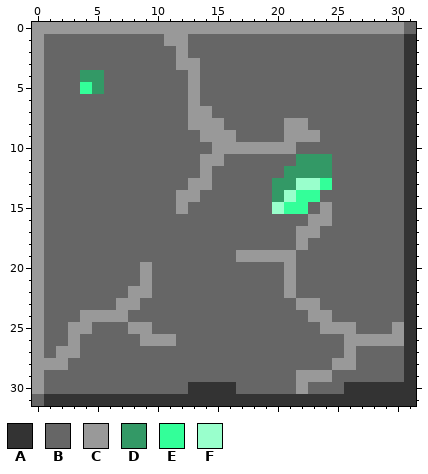
Two versions of one pixel-art sprite, JavaGame/res/texture/tile/ore.png. The picture above is the old version.
The file is 32x32 pixels.
Palette (. is transparent): A #333333  B #666666  C #999999  D #339966  E #33ff99  F #99ffcc
Pixels before, first column x 0:
 0 CCCCCCCCCCCCCCCCCCCCCCCCCCCCCCCB
 1 CBBBBBBBBBBCCBBBBBBBBBBBBBBBBBBA
 2 CBBBBBBBBBBBCBBBBBBBBBBBBBBBBBBA
 3 CBBBBBBBBBBBCCBBBBBBBBBBBBBBBBBA
 4 CBBBDDBBBBBBBCBBBBBBBBBBBBBBBBBA
 5 CBBBEDBBBBBBBCBBBBBBBBBBBBBBBBBA
 6 CBBBBBBBBBBBBCBBBBBBBBBBBBBBBBBA
 7 CBBBBBBBBBBBBCCBBBBBBBBBBBBBBBBA
 8 CBBBBBBBBBBBBCCCBBBBBCCBBBBBBBBA
 9 CBBBBBBBBBBBBBCCCBBBBCCCBBBBBBBA
10 CBBBBBBBBBBBBBBCCCCCCCBBBBBBBBBA
11 CBBBBBBBBBBBBBCCBBBBBBDDDBBBBBBA
12 CBBBBBBBBBBBBBCBBBBBBDDDDBBBBBBA
13 CBBBBBBBBBBBBCCBBBBBDDFFEBBBBBBA
14 CBBBBBBBBBBBCCBBBBBBDFEEBBBBBBBA
15 CBBBBBBBBBBBCBBBBBBBFEEBCBBBBBBA
16 CBBBBBBBBBBBBBBBBBBBBBBCCBBBBBBA
17 CBBBBBBBBBBBBBBBBBBBBBCCBBBBBBBA
18 CBBBBBBBBBBBBBBBBBBBBBCBBBBBBBBA
19 CBBBBBBBBBBBBBBBBCCCCCBBBBBBBBBA
20 CBBBBBBBBCBBBBBBBBBBBCBBBBBBBBBA
21 CBBBBBBBBCBBBBBBBBBBBCBBBBBBBBBA
22 CBBBBBBBCCBBBBBBBBBBBCBBBBBBBBBA
23 CBBBBBBCCBBBBBBBBBBBBBCCBBBBBBBA
24 CBBBCCCCBBBBBBBBBBBBBBBCCBBBBBBA
25 CBBCCBBBCCBBBBBBBBBBBBBBCCCBBBCA
26 CBBCBBBBBCCCBBBBBBBBBBBBBBCCCCCA
27 CBCCBBBBBBBBBBBBBBBBBBBBBBCBBBBA
28 CCCBBBBBBBBBBBBBBBBBBBBBBCCBBBBA
29 CBBBBBBBBBBBBBBBBBBBBBCCCBBBBBBA
30 CBBBBBBBBBBBBAAAABBBBBCBBBAAAAAA
31 BAAAAAAAAAAAAAAAAAAAAAAAAAAAAAAA
Once edited:
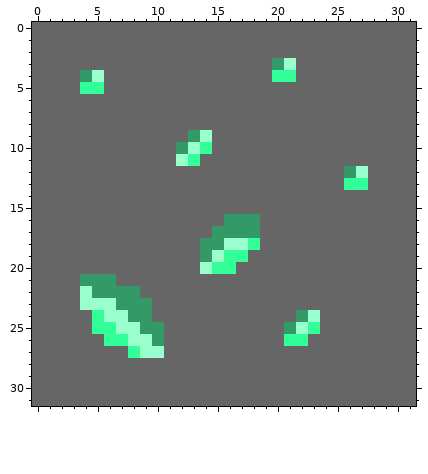
Diff:
Changed rows in their new state; - is an unchanged pixel.
first column x 0:
 0 BBBBBBBBBBBBBBBBBBBBBBBBBBBBBBB-
 1 B----------BB------------------B
 2 B-----------B------------------B
 3 B-----------BB------DF---------B
 4 B----F-------B------EE---------B
 5 B----E-------B-----------------B
 6 B------------B-----------------B
 7 B------------BB----------------B
 8 B------------BBB-----BB--------B
 9 B------------DFBB----BBB-------B
10 B-----------DFEBBBBBBB---------B
11 B-----------FEBB------BBB------B
12 B-------------B------BBBB-DF---B
13 B------------BB-----BBBBB-EE---B
14 B-----------BB------BBBB-------B
15 B-----------B-------BBB-B------B
16 B---------------DDD----BB------B
17 B--------------DDDD---BB-------B
18 B-------------DDFFE---B--------B
19 B-------------DFEEBBBB---------B
20 B--------B----FEE----B---------B
21 B---DDD--B-----------B---------B
22 B---FDDDDB-----------B---------B
23 B---FFFDDD------------BB-------B
24 B---BEFFDD------------DFB------B
25 B--BBEEFFDD----------DFEBBB---BB
26 B--B--EEFFDB---------EE---BBBBBB
27 B-BB----EFF---------------B----B
28 BBB----------------------BB----B
29 B---------------------BBB------B
30 B------------BBBB-----B---BBBBBB
31 -BBBBBBBBBBBBBBBBBBBBBBBBBBBBBBB
Changed places in both pictures, as pixel boxes (x1, y1, x2, y2):
changed: (32, 22, 416, 406)
